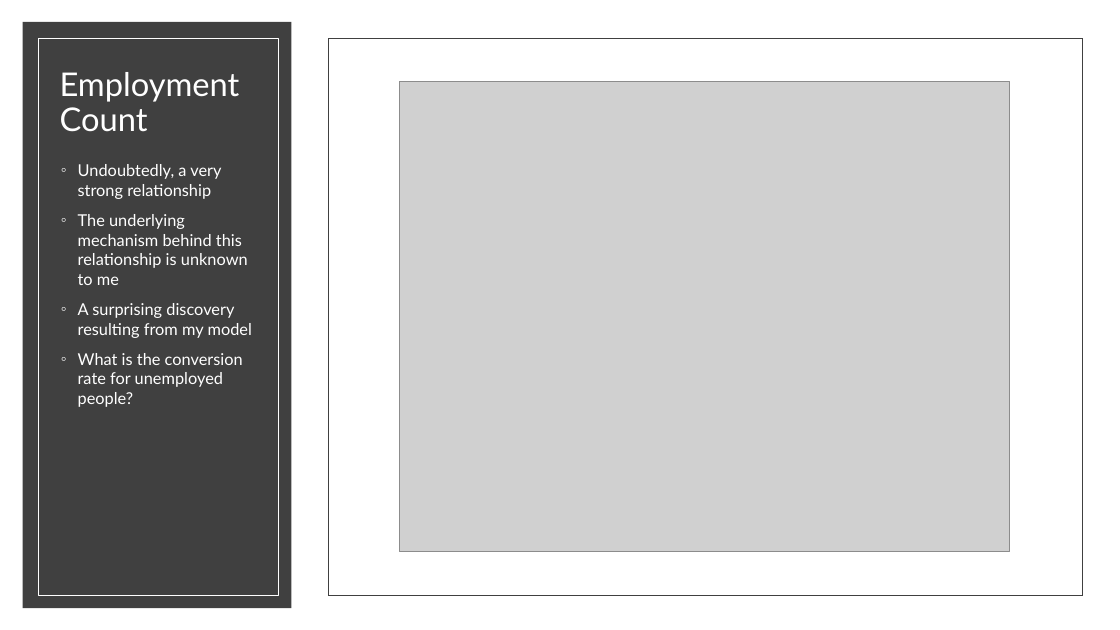
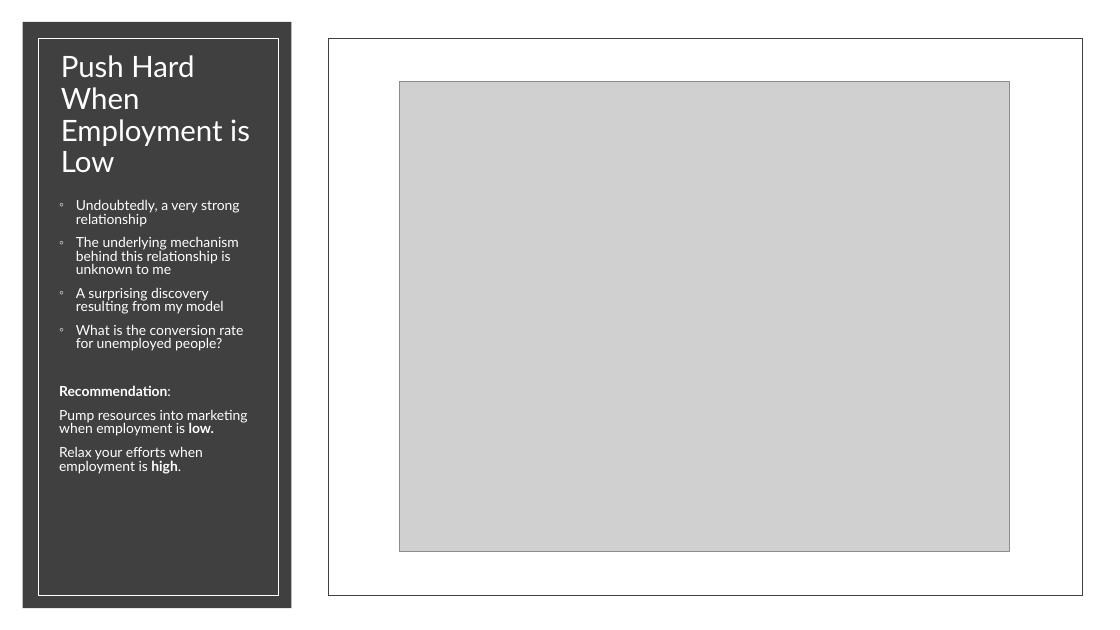
Before and after one commit to ndgigliotti/dsc-phase-3-project, a slide deck: slide 5 of presentation/predicting_bank_telemarketing_sales.pptx. Drawn at 1120x630 pixels with LibreOffice and Linux fonts; fonts in the diff are those of the drawing; grey boxes stand for pictures. Boxes give left, top, right and bottom in pixels: in the first picture for what was removed or moved away, otherwise in the second. Text is boxed around its words. In the diff, an @@ line names an element or a change of style, - is before the commit and + after.

```diff
--- a/presentation/predicting_bank_telemarketing_sales.pptx
+++ b/presentation/predicting_bank_telemarketing_sales.pptx
@@ title at bbox=[61, 55, 250, 172]: text changed; size 28 to 25.2 pt @@
-Employment Count
+Push Hard When Employment is Low
@@ text "Undoubtedly, a very strong relationship": place and size @@
-text "Undoubtedly, a very strong relationship" at bbox=[78, 164, 252, 407]
+text "Undoubtedly, a very strong relationship" at bbox=[59, 199, 248, 474]
@@ text at bbox=[76, 199, 243, 351]: size 14 to 11.9 pt in "Undoubtedly, a very strong relationship", "The underlying mechanism behind this relationship is ...", "A surprising discovery resulting from my model", "What is the conversion rate for unemployed ..."; line spacing 1 to 0.8 @@
@@ text at bbox=[59, 385, 248, 474]: paragraphs added @@
+Recommendation:
+Pump resources into marketing when employment is low.
+Relax your efforts when employment is high.
```
Also in this commit, not shown: 1 other slide changed, 4 slides added, 1 slide removed, 7 other files.
